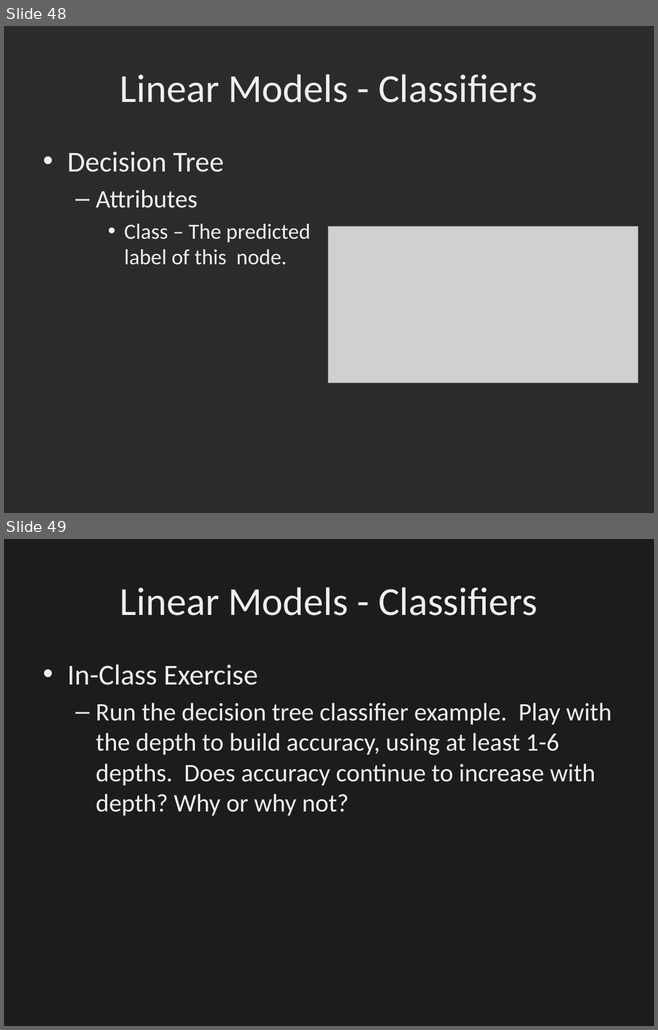
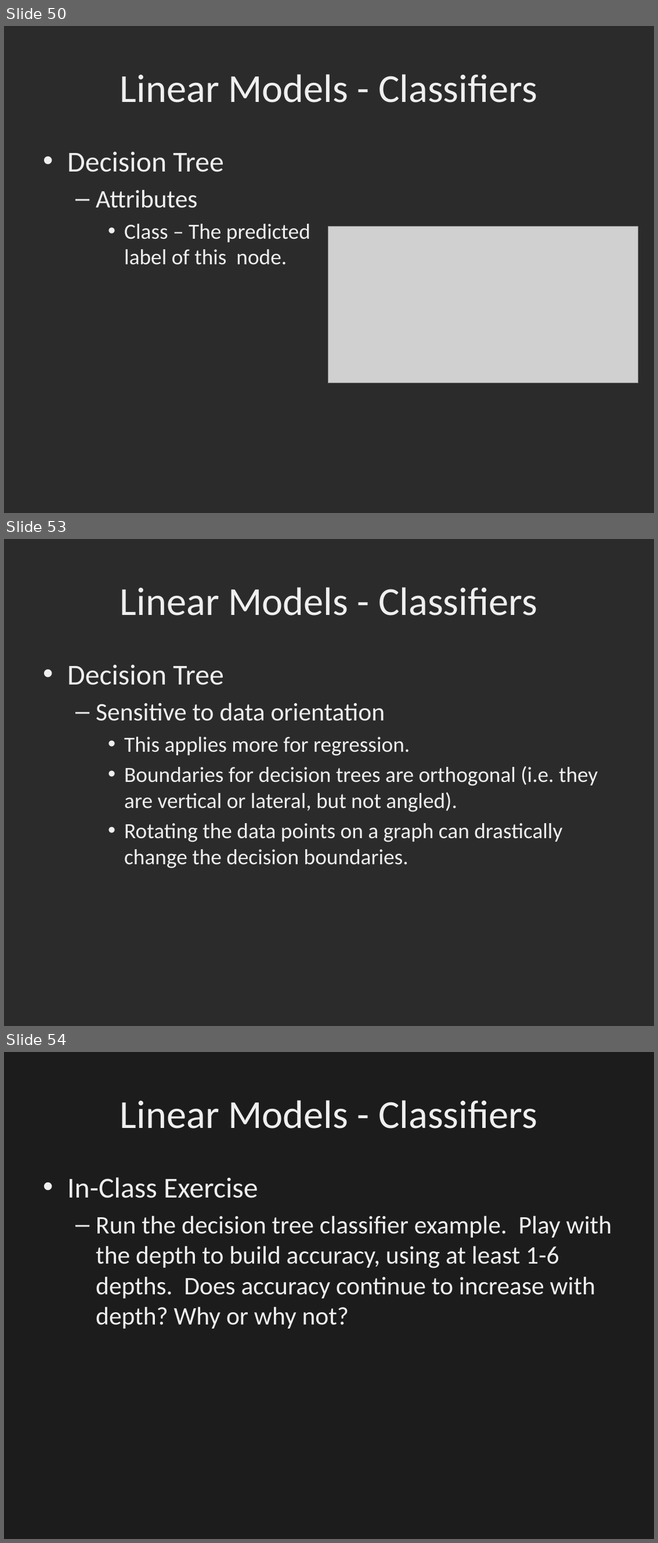
Before and after one commit to dbowmans46/PracticalProgramming, a slide deck: Session 7 - Python/Instructional Material/Session 7 - Python Brief Intro to Machine Learning with Scikit Learn.pptx. Shown one above the other, each under a label of ours: slides 48 and 49 before the commit, slides 50, 53 and 54 after it; the slides between them are not shown. The pictures are 658x1030 and 658x1543 pixels, drawn with LibreOffice and Linux fonts; fonts in the diff are those of the drawing; grey boxes stand for pictures; background and template pictures are left out; a plain dark background stands for a picture behind light text. Boxes give left, top, right and bottom in pixels: in the first picture for what was removed or moved away, otherwise in the second. Text is boxed around its words. In the diff, an @@ line names an element or a change of style, - is before the commit and + after.

Commit message:
Decision tree slides, ensemble slide skeleton.

```diff
--- a/Session 7 - Python/Instructional Material/Session 7 - Python Brief Intro to Machine Learning with Scikit Learn.pptx
+++ b/Session 7 - Python/Instructional Material/Session 7 - Python Brief Intro to Machine Learning with Scikit Learn.pptx
@@ slide 53 added at (4,539,654,1026), background picture (left out) @@
@@ title added at (120,587,537,616), 44 pt, text #EFEFEF @@
+Linear Models - Classifiers
@@ text added at (67,665,597,868), 24 pt, text #EFEFEF @@
+• Decision Tree
+  – Sensitive to data orientation
+    • This applies more for regression.
+    • Boundaries for decision trees are orthogonal (i.e. they are vertical or lateral, but not angled).
+    • Rotating the data points on a graph can drastically change the decision boundaries.
@@ what was slide 48 is now slide 50 @@
@@ what was slide 49 is now slide 54 @@
```
Also in this commit, not shown: 6 slides changed, 12 other slides added, 4 slides removed.
